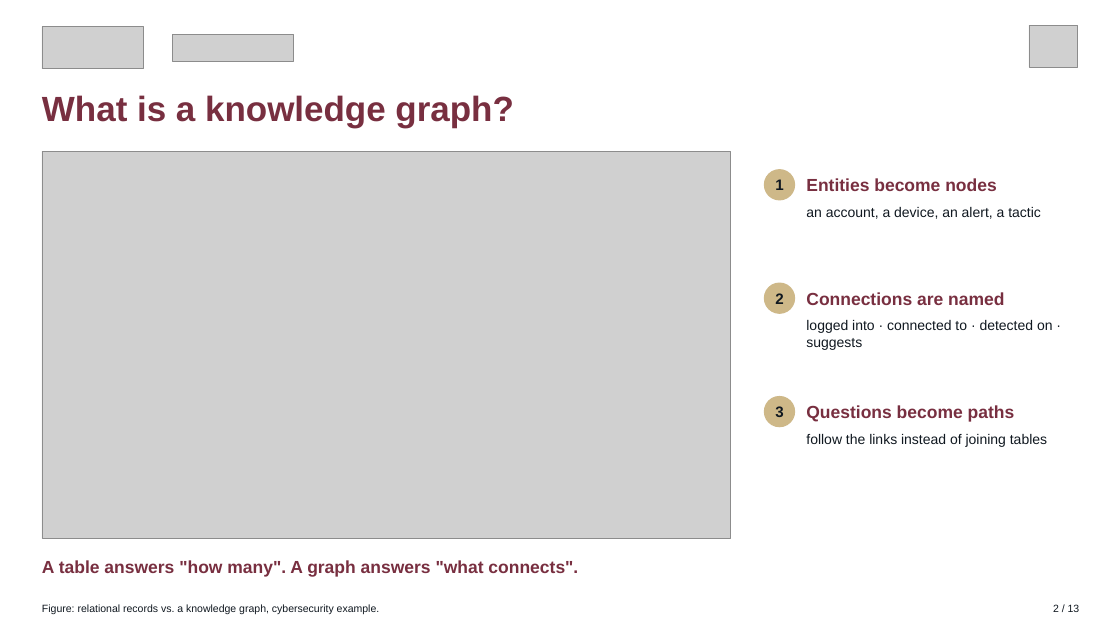
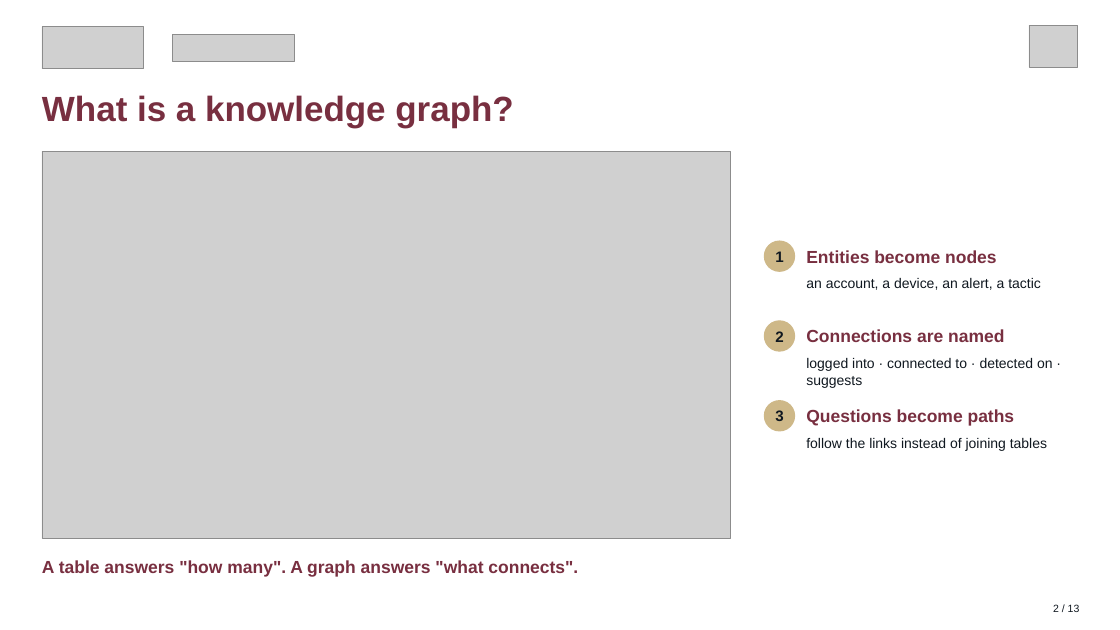
Before and after one commit to brendondgr/Ariadne, a slide deck: slide 2 of docs/showcase/Ariadne_Showcase.pptx. Drawn at 1120x630 pixels with LibreOffice and Linux fonts; fonts in the diff are those of the drawing; grey boxes stand for pictures. Boxes give left, top, right and bottom in pixels: in the first picture for what was removed or moved away, otherwise in the second. Text is boxed around its words. In the diff, an @@ line names an element or a change of style, - is before the commit and + after.

```diff
--- a/docs/showcase/Ariadne_Showcase.pptx
+++ b/docs/showcase/Ariadne_Showcase.pptx
@@ 3 texts, 1 ellipse moved together from (x1=765, y1=170, x2=1041, y2=219) to (x1=765, y1=241, x2=1041, y2=290) @@
@@ 3 texts, 1 ellipse moved together from (x1=765, y1=283, x2=1053, y2=350) to (x1=765, y1=321, x2=1053, y2=388) @@
@@ 3 texts, 1 ellipse moved together from (x1=765, y1=397, x2=1047, y2=447) to (x1=765, y1=401, x2=1047, y2=451) @@
@@ text removed at (x1=42, y1=604, x2=380, y2=614) @@
-Figure: relational records vs. a knowledge graph, cybersecurity example.
```
Also in this commit, not shown: 10 other slides changed, 7 other files.
